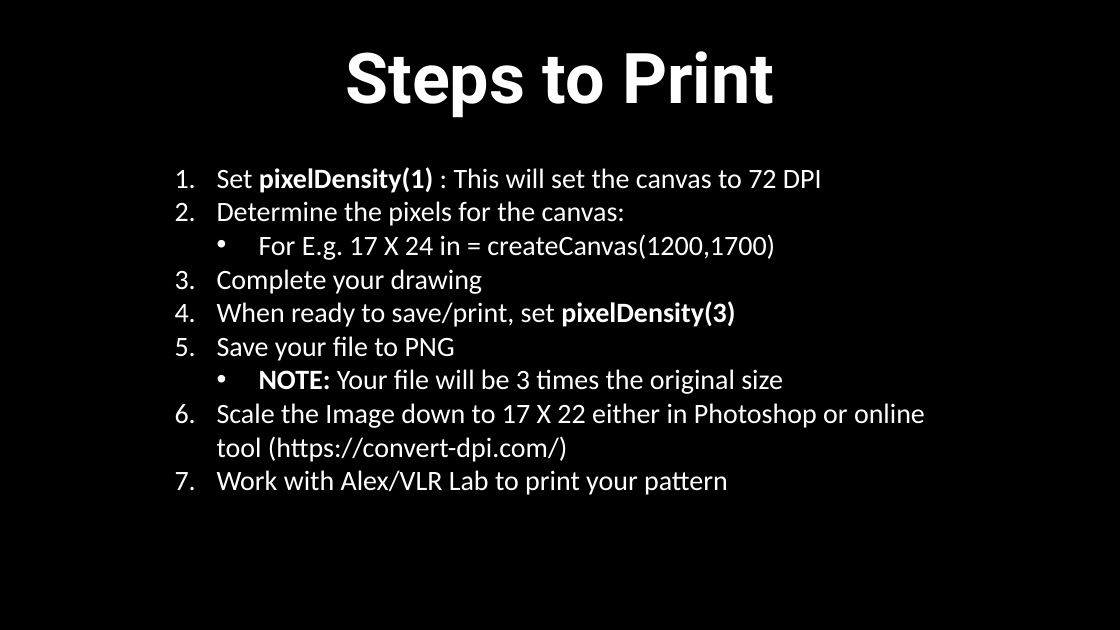
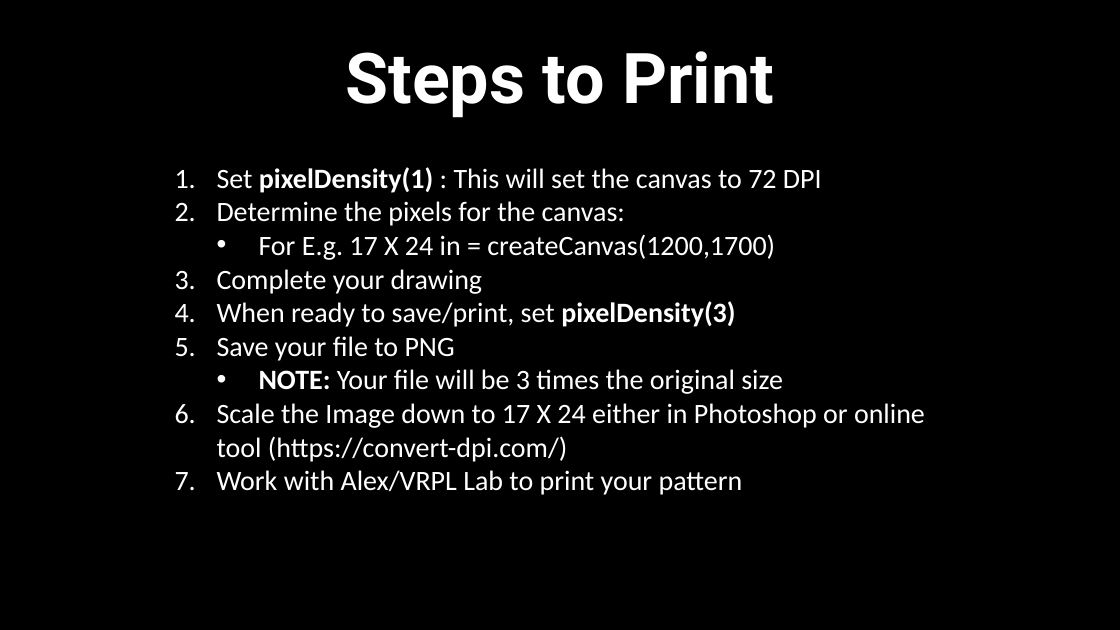
Before and after one commit to scotchANDsolder/Classes-and-Teaching, a slide deck: slide 12 of STA-491-PC-F21/4 - Functions.pptx. Drawn at 1120x630 pixels with LibreOffice and Linux fonts; fonts in the diff are those of the drawing. Boxes give left, top, right and bottom in pixels: in the first picture for what was removed or moved away, otherwise in the second. Text is boxed around its words. In the diff, an @@ line names an element or a change of style, - is before the commit and + after.

```diff
--- a/STA-491-PC-F21/4 - Functions.pptx
+++ b/STA-491-PC-F21/4 - Functions.pptx
@@ text at bbox=[217, 403, 925, 495]: text changed @@
-6. Scale the Image down to 17 X 22 either in Photoshop or online tool (https://convert-dpi.com/)
-7. Work with Alex/VLR Lab to print your pattern
+6. Scale the Image down to 17 X 24 either in Photoshop or online tool (https://convert-dpi.com/)
+7. Work with Alex/VRPL Lab to print your pattern
```
Also in this commit, not shown: 3 other slides changed, 1 other file.
